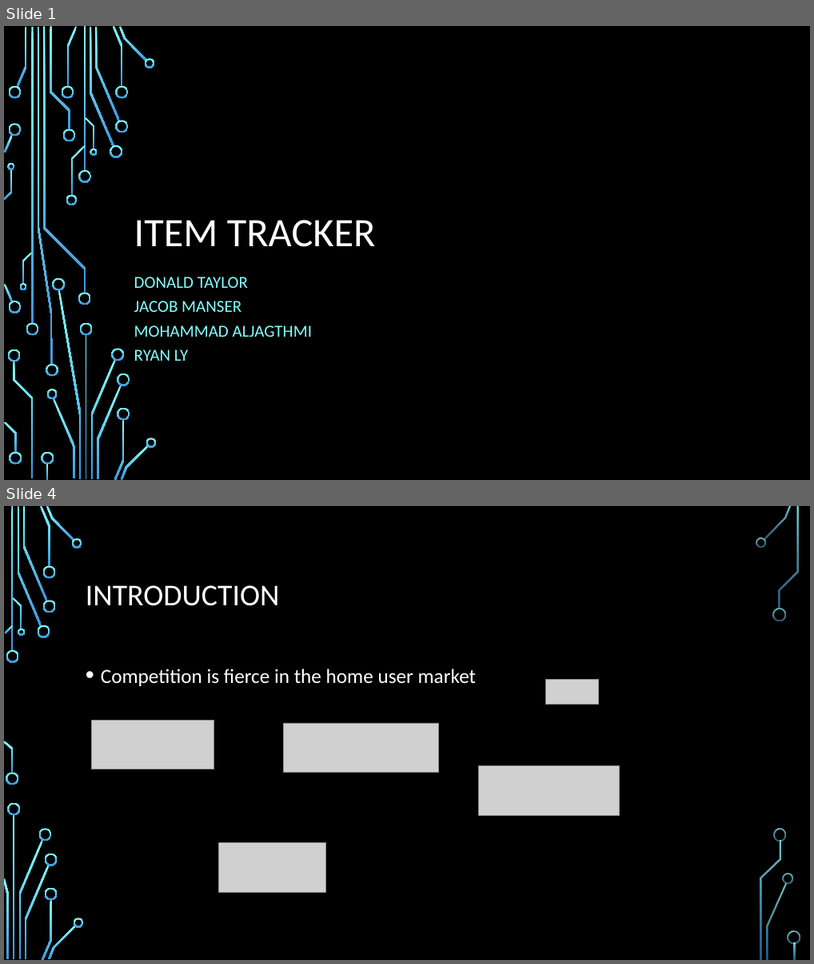
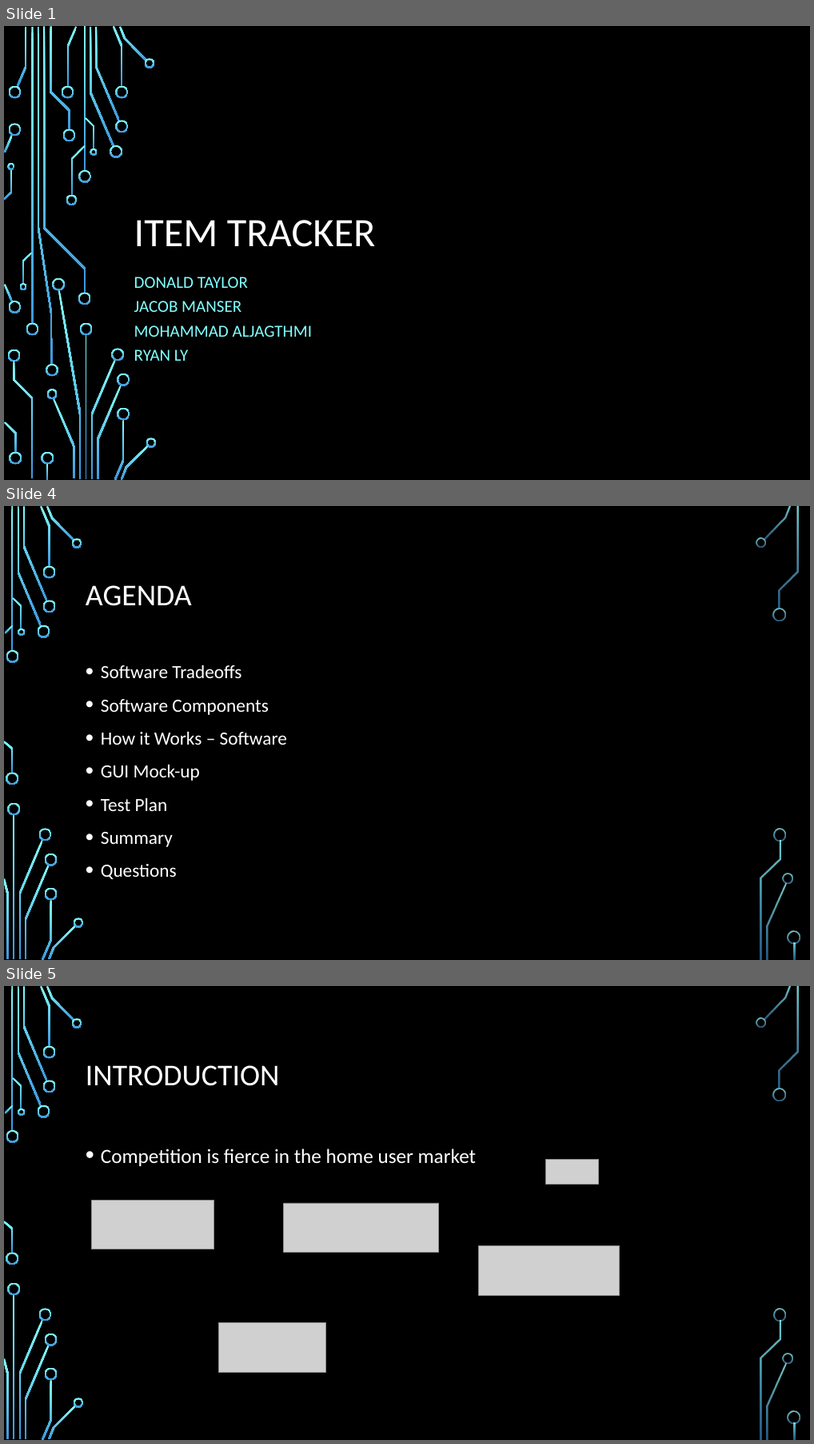
Before and after one commit to dontaylor6000/Group27_Tracker, a slide deck: Documentation/PDRFinal.pptx. Shown one above the other, each under a label of ours: slides 1 and 4 before the commit, slides 1, 4 and 5 after it; the slides between them are not shown. The pictures are 814x964 and 814x1444 pixels, drawn with LibreOffice and Linux fonts; fonts in the diff are those of the drawing; grey boxes stand for pictures; background and template pictures are left out. Boxes give left, top, right and bottom in pixels: in the first picture for what was removed or moved away, otherwise in the second. Text is boxed around its words. In the diff, an @@ line names an element or a change of style, - is before the commit and + after.

```diff
--- a/Documentation/PDRFinal.pptx
+++ b/Documentation/PDRFinal.pptx
@@ slide 4 added at [4,506,810,960], background picture (left out); not listed: 36 template elements that a slide beside it also shows @@
@@ title added at [86,585,192,606], 36 pt, text #FFFFFF @@
+AGENDA
@@ text added at [101,664,287,879], 22.2 pt, text #FFFFFF @@
+• Software Tradeoffs
+• Software Components
+• How it Works – Software
+• GUI Mock-up
+• Test Plan
+• Summary
+• Questions
@@ what was slide 4 is now slide 5 @@
```
Also in this commit, not shown: 2 slides changed.
